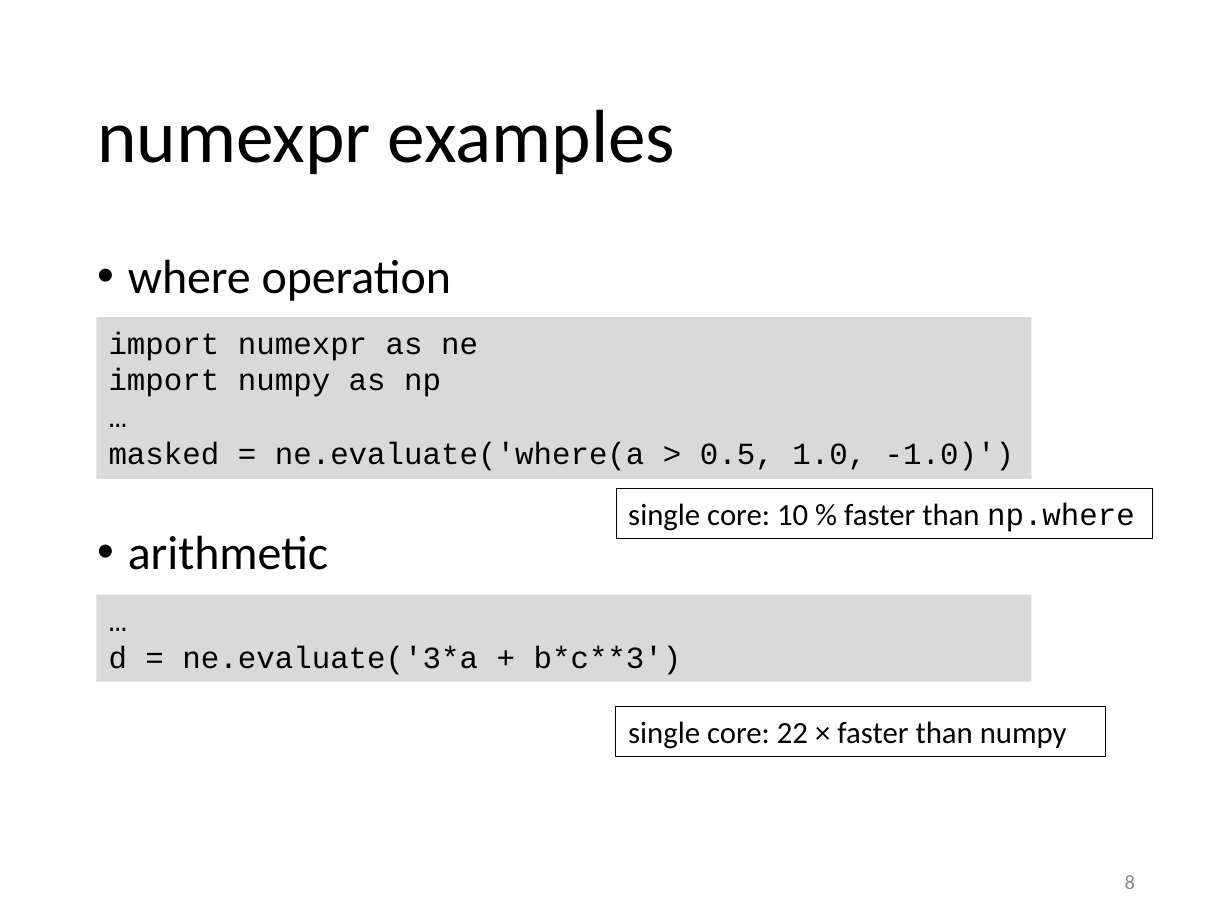
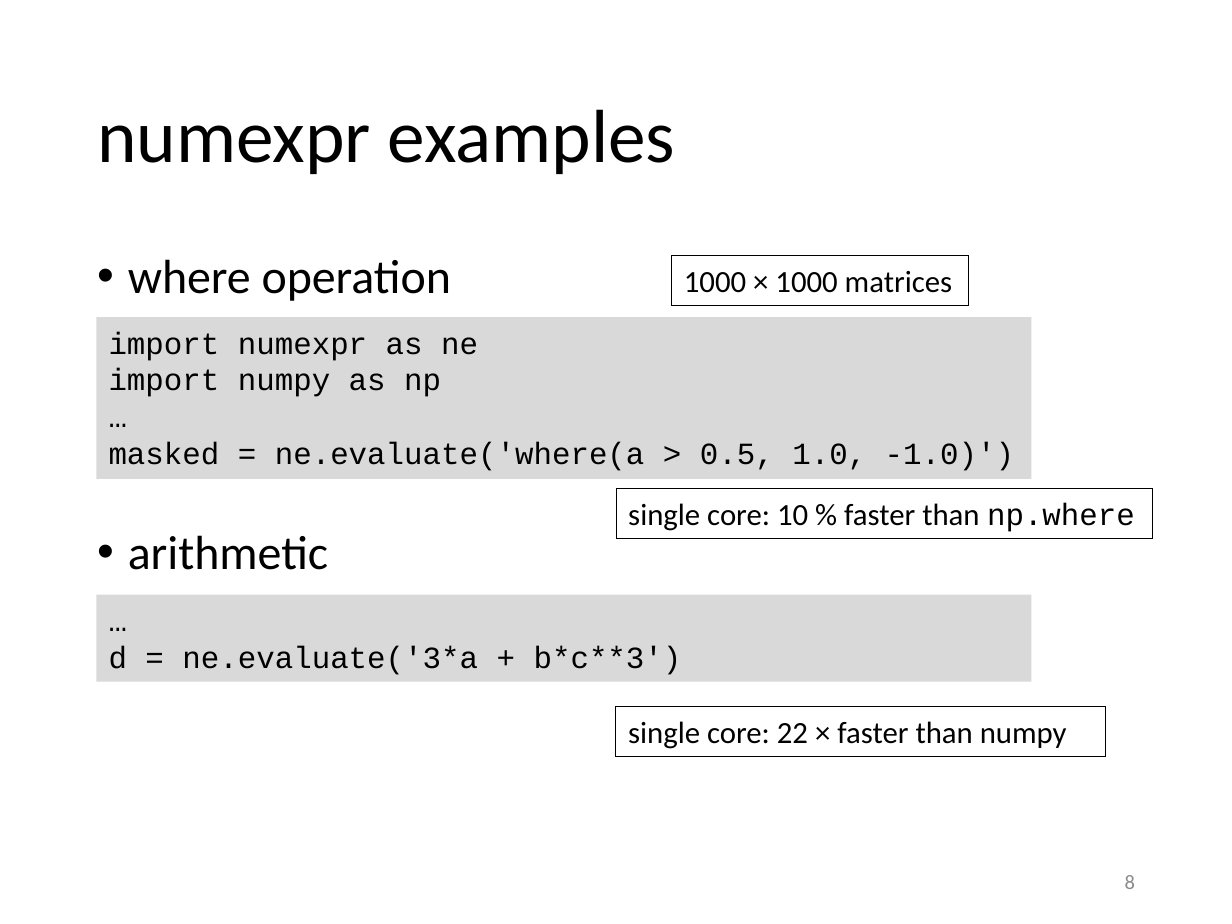
Before and after one commit to gjbex/training-material, a slide deck: slide 8 of Python/python_hpc.pptx. Drawn at 1232x924 pixels with LibreOffice and Linux fonts; fonts in the diff are those of the drawing. Boxes give left, top, right and bottom in pixels: in the first picture for what was removed or moved away, otherwise in the second. Text is boxed around its words. In the diff, an @@ line names an element or a change of style, - is before the commit and + after.

Commit message:
Add matrix sizes to numexpr example slide

```diff
--- a/Python/python_hpc.pptx
+++ b/Python/python_hpc.pptx
@@ rectangle added at (x1=671, y1=256, x2=968, y2=306), outline #000000 0.75 pt, 18 pt, text #000000 @@
+1000 × 1000 matrices
```
